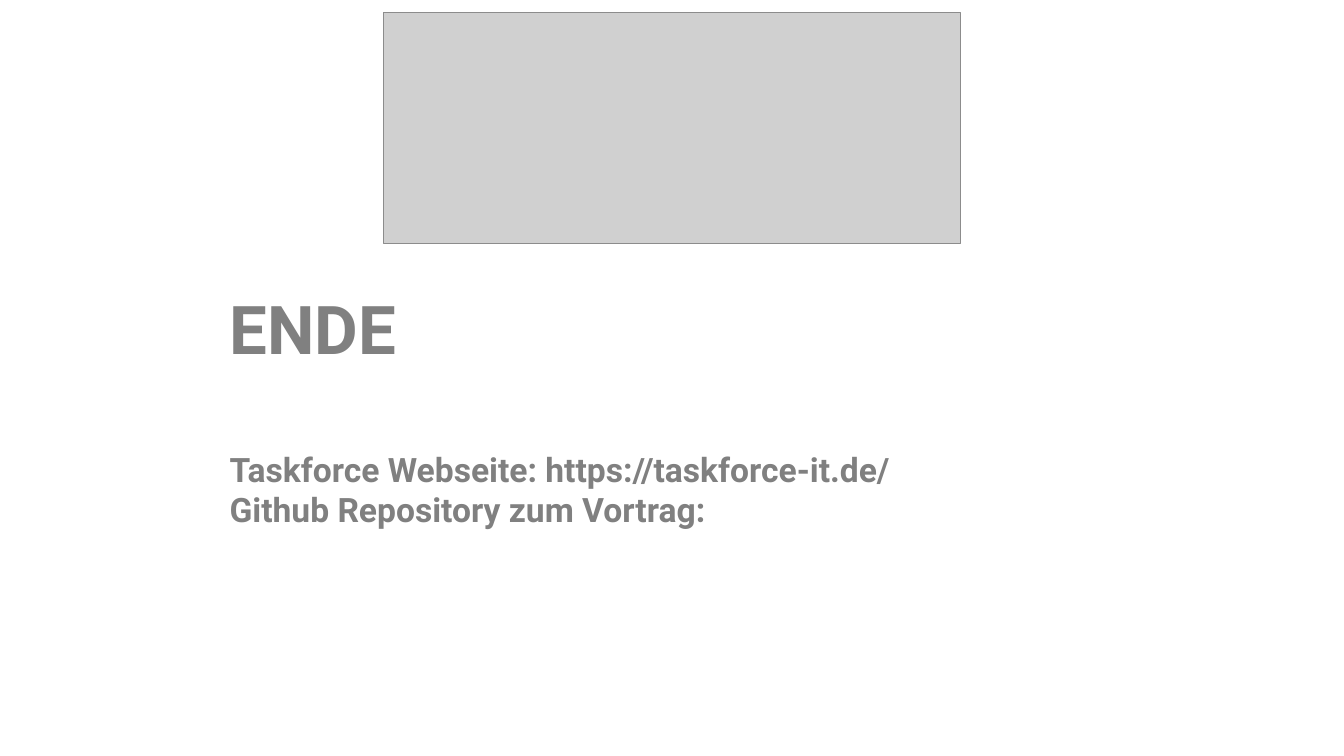
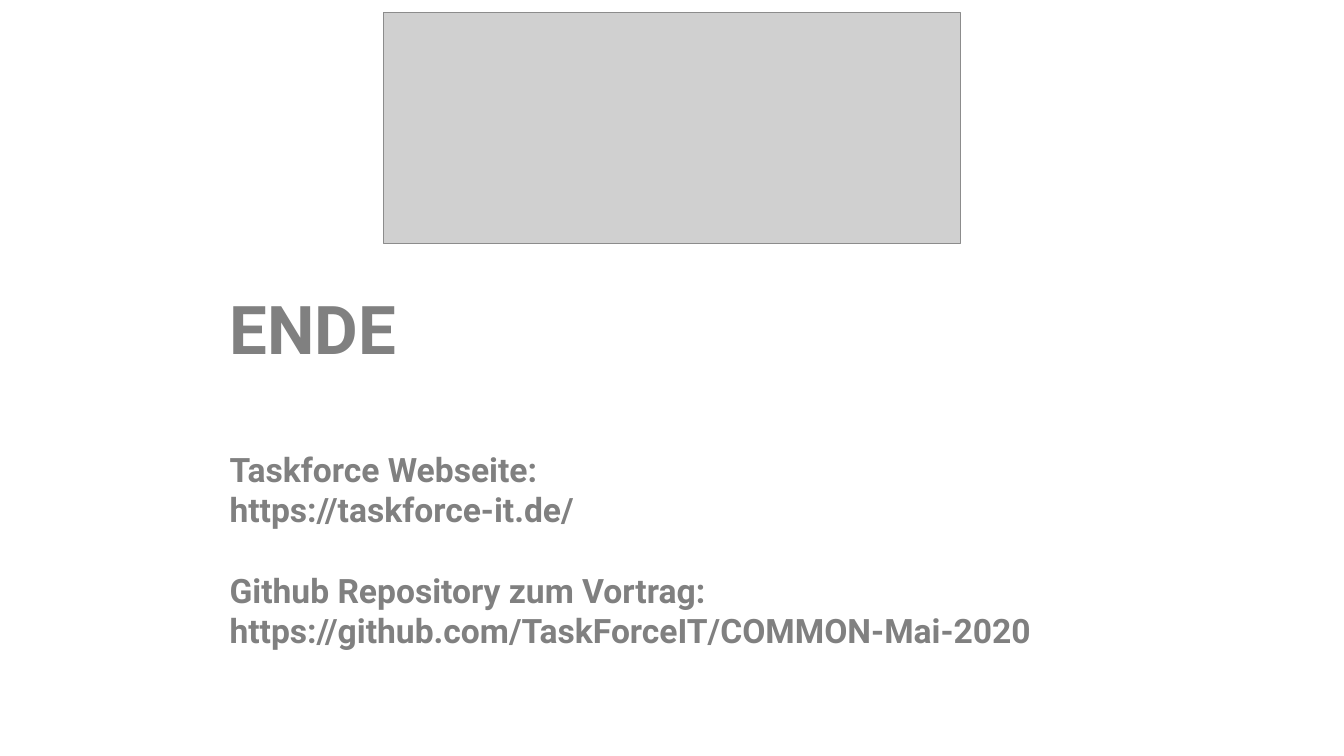
Before and after one commit to TaskForceIT/COMMON-Mai-2020, a slide deck: slide 18 of Hybrid-Cloud-Lösung mit RPG.pptx. Drawn at 1344x756 pixels with LibreOffice and Linux fonts; fonts in the diff are those of the drawing; grey boxes stand for pictures; background and template pictures are left out. Boxes give left, top, right and bottom in pixels: in the first picture for what was removed or moved away, otherwise in the second. Text is boxed around its words. In the diff, an @@ line names an element or a change of style, - is before the commit and + after.

```diff
--- a/Hybrid-Cloud-Lösung mit RPG.pptx
+++ b/Hybrid-Cloud-Lösung mit RPG.pptx
@@ title at <box>230,306,1031,650</box>: text changed @@
-ENDE
-Taskforce Webseite: https://taskforce-it.de/
-Github Repository zum Vortrag:
+ENDE
+Taskforce Webseite:
+https://taskforce-it.de/
+Github Repository zum Vortrag: https://github.com/TaskForceIT/COMMON-Mai-2020
```
Also in this commit, not shown: 1 other slide changed, 1 slide added, 1 slide removed.
